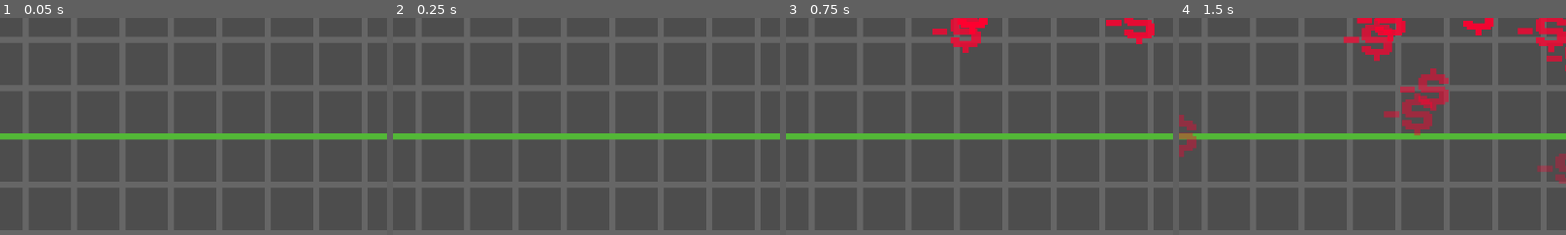
Above: before the commit, frames 1-4 (left to right).
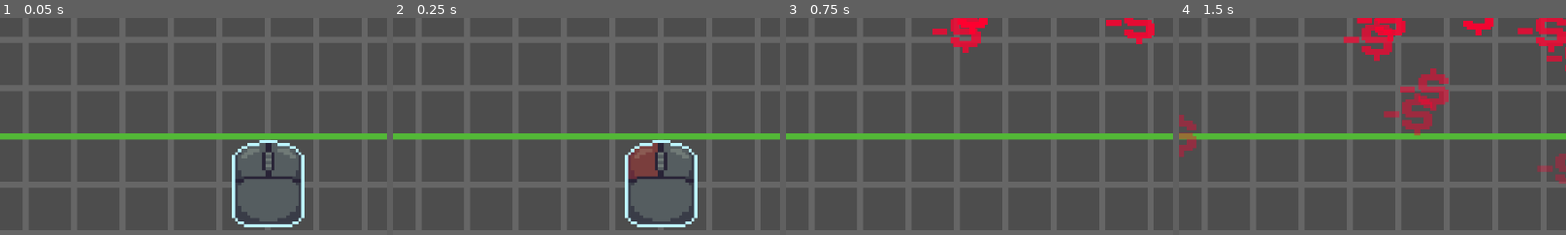
Above: after the commit, the same moments.

Repository: eeeeeeri/holojam-7
Game: Godot game, scene res://Scenes/Minigames/Rugpull/rugpull.tscn
Two runs of this game, one before a commit and one after it. Both use one fixed random seed, a clock stepped at 60 frames per second and the inputs below. This scene is started directly instead of the project's main scene.
Inputs (mouse positions are % of the whole screen's width and height, from its top left):
- Up to frame 1 (0.05 s): no input
- Up to frame 2 (0.25 s): no input
- Up to frame 3 (0.75 s): click (50, 86) at 0.5 s
- Up to frame 4 (1.5 s): tap Enter at 1.25 s; move the mouse to (72, 45) at 1.27 s; click (72, 45) at 1.35 s
The pictures show only the part of the screen within x 15-65%, y 6-56%; the shares and areas given below are measured in that part.

The runs differ from the first frame. In frame 1, 1.9% of the frame differs, in the area x 59-79%, y 56-97%; in frame 2, 2.7%; in frame 3, nothing differs; in frame 4, nothing differs.

Commit message:
feat: show input hint

Diff:
--- a/Scenes/Minigames/Rugpull/rugpull.tscn
+++ b/Scenes/Minigames/Rugpull/rugpull.tscn
@@ -24,6 +24,7 @@
 colors = PackedColorArray(1, 1, 1, 1, 1, 1, 1, 0)
 
 [node name="Rugpull" instance=ExtResource("1_5mw6m")]
+input_type = 1
 
 [node name="Control" type="Node2D" parent="." index="0"]
 script = ExtResource("2_trdgb")
@@ -85,5 +86,8 @@
 anchor_mode = 0
 zoom = Vector2(4.5, 4.5)
 
+[node name="InputHint" parent="." index="4"]
+position = Vector2(128, 64)
+
 [connection signal="timeout" from="Control/Clock" to="Control" method="_on_clock_timeout"]
 [connection signal="button_up" from="Control/SellButton" to="Control" method="_on_sell_button_button_up"]
--- a/Scenes/Minigames/SuperchatReading/superchat_reading.tscn
+++ b/Scenes/Minigames/SuperchatReading/superchat_reading.tscn
@@ -1,10 +1,51 @@
-[gd_scene load_steps=13 format=3 uid="uid://cii6pkkh4uwrd"]
+[gd_scene load_steps=18 format=3 uid="uid://cii6pkkh4uwrd"]
 
 [ext_resource type="Script" uid="uid://hf46e0e1jr46" path="res://Scripts/minigame.gd" id="1_3qr6b"]
 [ext_resource type="Script" uid="uid://bbifh4gfejvog" path="res://Scripts/sc_reading.gd" id="2_31min"]
+[ext_resource type="Texture2D" uid="uid://c0unxk4fygp3e" path="res://Assets/Sprites/UI/keyboard.png" id="3_7jdb1"]
+[ext_resource type="Texture2D" uid="uid://nv0x041301yv" path="res://Assets/Sprites/UI/mouse.png" id="4_ig2qi"]
 
 [sub_resource type="LabelSettings" id="LabelSettings_31min"]
 font_size = 72
+
+[sub_resource type="Animation" id="Animation_ivw6d"]
+length = 0.001
+tracks/0/type = "value"
+tracks/0/imported = false
+tracks/0/enabled = true
+tracks/0/path = NodePath(".:visible")
+tracks/0/interp = 1
+tracks/0/loop_wrap = true
+tracks/0/keys = {
+"times": PackedFloat32Array(0),
+"transitions": PackedFloat32Array(1),
+"update": 1,
+"values": [false]
+}
+tracks/1/type = "value"
+tracks/1/imported = false
+tracks/1/enabled = true
+tracks/1/path = NodePath(".:modulate")
+tracks/1/interp = 1
+tracks/1/loop_wrap = true
+tracks/1/keys = {
+"times": PackedFloat32Array(0),
+"transitions": PackedFloat32Array(1),
+"update": 0,
+"values": [Color(1, 1, 1, 1)]
+}
+tracks/2/type = "value"
+tracks/2/imported = false
+tracks/2/enabled = true
+tracks/2/path = NodePath("../Confetti:emitting")
+tracks/2/interp = 1
+tracks/2/loop_wrap = true
+tracks/2/keys = {
+"times": PackedFloat32Array(0),
+"transitions": PackedFloat32Array(1),
+"update": 1,
+"values": [false]
+}
 
 [sub_resource type="Animation" id="Animation_31min"]
 resource_name = "appear"
@@ -46,45 +87,6 @@
 "values": [true]
 }
 
-[sub_resource type="Animation" id="Animation_ivw6d"]
-length = 0.001
-tracks/0/type = "value"
-tracks/0/imported = false
-tracks/0/enabled = true
-tracks/0/path = NodePath(".:visible")
-tracks/0/interp = 1
-tracks/0/loop_wrap = true
-tracks/0/keys = {
-"times": PackedFloat32Array(0),
-"transitions": PackedFloat32Array(1),
-"update": 1,
-"values": [false]
-}
-tracks/1/type = "value"
-tracks/1/imported = false
-tracks/1/enabled = true
-tracks/1/path = NodePath(".:modulate")
-tracks/1/interp = 1
-tracks/1/loop_wrap = true
-tracks/1/keys = {
-"times": PackedFloat32Array(0),
-"transitions": PackedFloat32Array(1),
-"update": 0,
-"values": [Color(1, 1, 1, 1)]
-}
-tracks/2/type = "value"
-tracks/2/imported = false
-tracks/2/enabled = true
-tracks/2/path = NodePath("../Confetti:emitting")
-tracks/2/interp = 1
-tracks/2/loop_wrap = true
-tracks/2/keys = {
-"times": PackedFloat32Array(0),
-"transitions": PackedFloat32Array(1),
-"update": 1,
-"values": [false]
-}
-
 [sub_resource type="AnimationLibrary" id="AnimationLibrary_7jdb1"]
 _data = {
 &"RESET": SubResource("Animation_ivw6d"),
@@ -114,10 +116,42 @@
 [sub_resource type="StyleBoxFlat" id="StyleBoxFlat_ivw6d"]
 bg_color = Color(1, 0, 0, 1)
 
-[node name="SuperchatReading" type="Node2D" node_paths=PackedStringArray("end_timer", "progress_bar")]
+[sub_resource type="AtlasTexture" id="AtlasTexture_dejql"]
+atlas = ExtResource("4_ig2qi")
+region = Rect2(0, 0, 48, 48)
+
+[sub_resource type="AtlasTexture" id="AtlasTexture_ixgfj"]
+atlas = ExtResource("4_ig2qi")
+region = Rect2(48, 0, 48, 48)
+
+[sub_resource type="SpriteFrames" id="SpriteFrames_n3hfy"]
+animations = [{
+"frames": [{
+"duration": 1.0,
+"texture": ExtResource("3_7jdb1")
+}],
+"loop": true,
+"name": &"keyboard",
+"speed": 5.0
+}, {
+"frames": [{
+"duration": 1.0,
+"texture": SubResource("AtlasTexture_dejql")
+}, {
+"duration": 1.0,
+"texture": SubResource("AtlasTexture_ixgfj")
+}],
+"loop": true,
+"name": &"mouse",
+"speed": 5.0
+}]
+
+[node name="SuperchatReading" type="Node2D" node_paths=PackedStringArray("end_timer", "progress_bar", "input_hint")]
 script = ExtResource("1_3qr6b")
 end_timer = NodePath("EndTimer")
 progress_bar = NodePath("ProgressBar")
+input_hint = NodePath("InputHint")
+input_type = 1
 metadata/_custom_type_script = "uid://hf46e0e1jr46"
 
 [node name="Control" type="Node2D" parent="."]
@@ -184,3 +218,8 @@
 theme_override_styles/background = SubResource("StyleBoxFlat_31min")
 theme_override_styles/fill = SubResource("StyleBoxFlat_ivw6d")
 show_percentage = false
+
+[node name="InputHint" type="AnimatedSprite2D" parent="."]
+position = Vector2(0, -54)
+sprite_frames = SubResource("SpriteFrames_n3hfy")
+animation = &"mouse"
--- a/Scenes/Minigames/minigame.tscn
+++ b/Scenes/Minigames/minigame.tscn
@@ -1,6 +1,8 @@
-[gd_scene load_steps=4 format=3 uid="uid://bws7safjar52n"]
+[gd_scene load_steps=9 format=3 uid="uid://bws7safjar52n"]
 
 [ext_resource type="Script" uid="uid://hf46e0e1jr46" path="res://Scripts/minigame.gd" id="1_mhhjm"]
+[ext_resource type="Texture2D" uid="uid://c0unxk4fygp3e" path="res://Assets/Sprites/UI/keyboard.png" id="2_dalvu"]
+[ext_resource type="Texture2D" uid="uid://nv0x041301yv" path="res://Assets/Sprites/UI/mouse.png" id="3_el53e"]
 
 [sub_resource type="StyleBoxFlat" id="StyleBoxFlat_mhhjm"]
 bg_color = Color(0.2665752, 0.26657522, 0.26657507, 1)
@@ -8,10 +10,41 @@
 [sub_resource type="StyleBoxFlat" id="StyleBoxFlat_33s2o"]
 bg_color = Color(1, 0, 0, 1)
 
-[node name="Minigame" type="Node2D" node_paths=PackedStringArray("end_timer", "progress_bar")]
+[sub_resource type="AtlasTexture" id="AtlasTexture_dejql"]
+atlas = ExtResource("3_el53e")
+region = Rect2(0, 0, 48, 48)
+
+[sub_resource type="AtlasTexture" id="AtlasTexture_ixgfj"]
+atlas = ExtResource("3_el53e")
+region = Rect2(48, 0, 48, 48)
+
+[sub_resource type="SpriteFrames" id="SpriteFrames_tqkln"]
+animations = [{
+"frames": [{
+"duration": 1.0,
+"texture": ExtResource("2_dalvu")
+}],
+"loop": true,
+"name": &"keyboard",
+"speed": 5.0
+}, {
+"frames": [{
+"duration": 1.0,
+"texture": SubResource("AtlasTexture_dejql")
+}, {
+"duration": 1.0,
+"texture": SubResource("AtlasTexture_ixgfj")
+}],
+"loop": true,
+"name": &"mouse",
+"speed": 5.0
+}]
+
+[node name="Minigame" type="Node2D" node_paths=PackedStringArray("end_timer", "progress_bar", "input_hint")]
 script = ExtResource("1_mhhjm")
 end_timer = NodePath("EndTimer")
 progress_bar = NodePath("ProgressBar")
+input_hint = NodePath("InputHint")
 
 [node name="EndTimer" type="Timer" parent="."]
 wait_time = 2.0
@@ -25,4 +58,9 @@
 theme_override_styles/fill = SubResource("StyleBoxFlat_33s2o")
 show_percentage = false
 
+[node name="InputHint" type="AnimatedSprite2D" parent="."]
+sprite_frames = SubResource("SpriteFrames_tqkln")
+animation = &"mouse"
+frame_progress = 0.7317974
+
 [connection signal="timeout" from="EndTimer" to="." method="_on_end_timer_timeout"]
--- a/Scripts/minigame.gd
+++ b/Scripts/minigame.gd
@@ -1,12 +1,16 @@
 class_name Minigame extends Node2D
+
+enum InputType {KEYBOARD, MOUSE}
+
+@export var end_timer : Timer
+@export var progress_bar: ProgressBar
+@export var input_hint: AnimatedSprite2D
+@export var input_type: InputType
 
 var scene_file: String
 var title: String
 var description: String
 var played: bool
-
-@export var end_timer : Timer
-@export var progress_bar: ProgressBar
 
 static func minigame(new_scene_file: String, new_title: String, new_description: String) -> Minigame:
 	var new_minigame := Minigame.new()
@@ -18,8 +22,17 @@
 func _ready() -> void:
 	progress_bar.max_value = end_timer.wait_time
 
+	match input_type:
+		InputType.KEYBOARD:
+			input_hint.play("keyboard")
+		InputType.MOUSE:
+			input_hint.play("mouse")
+
 func _process(delta: float) -> void:
 	progress_bar.value = end_timer.wait_time - end_timer.time_left
+
+	if Input.is_anything_pressed():
+		input_hint.visible = false
 
 	if end_timer.time_left <= 0:
 
Binary file added: Assets/Sprites/UI/inputs.aseprite
Binary file added: Assets/Sprites/UI/inputs.png
Not shown, added: Assets/Sprites/UI/inputs.png.import
Binary file added: Assets/Sprites/UI/keyboard.png
Not shown, added: Assets/Sprites/UI/keyboard.png.import
Binary file added: Assets/Sprites/UI/mouse.png
Not shown, added: Assets/Sprites/UI/mouse.png.import
Not shown: 1 places in Scenes/Minigames/Rugpull/rugpull.tscn that only renumber resources
